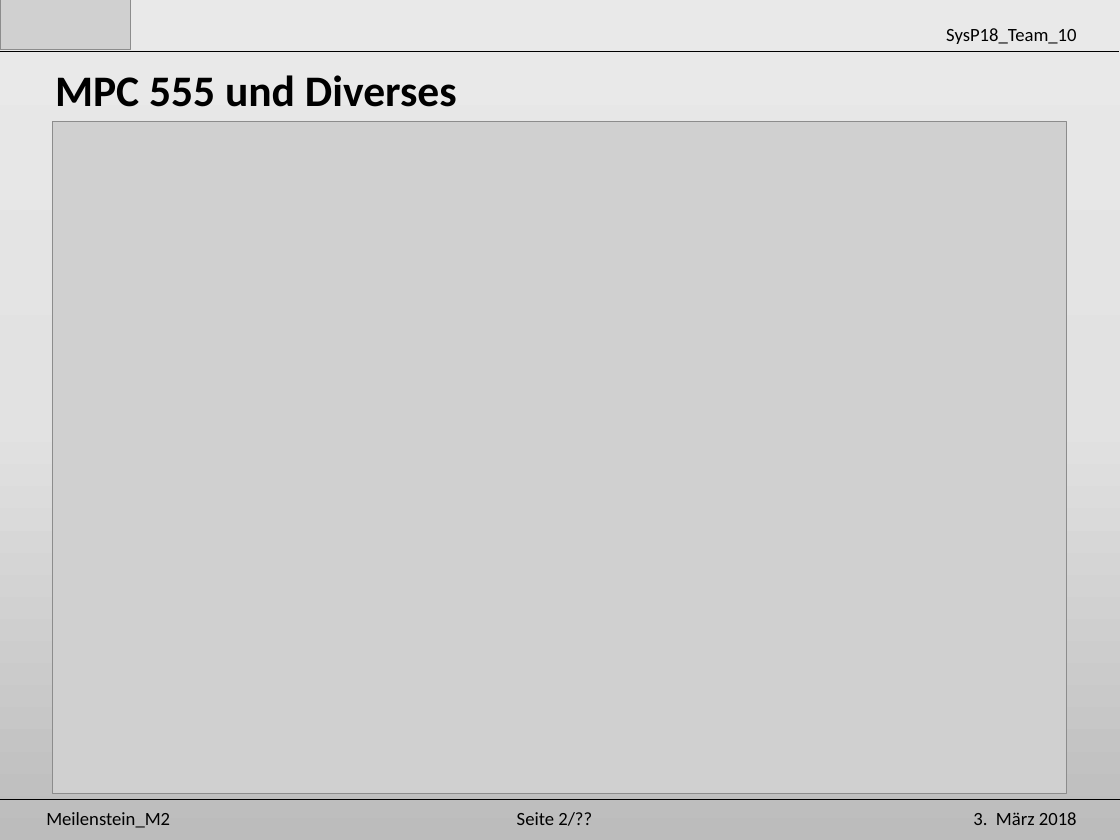
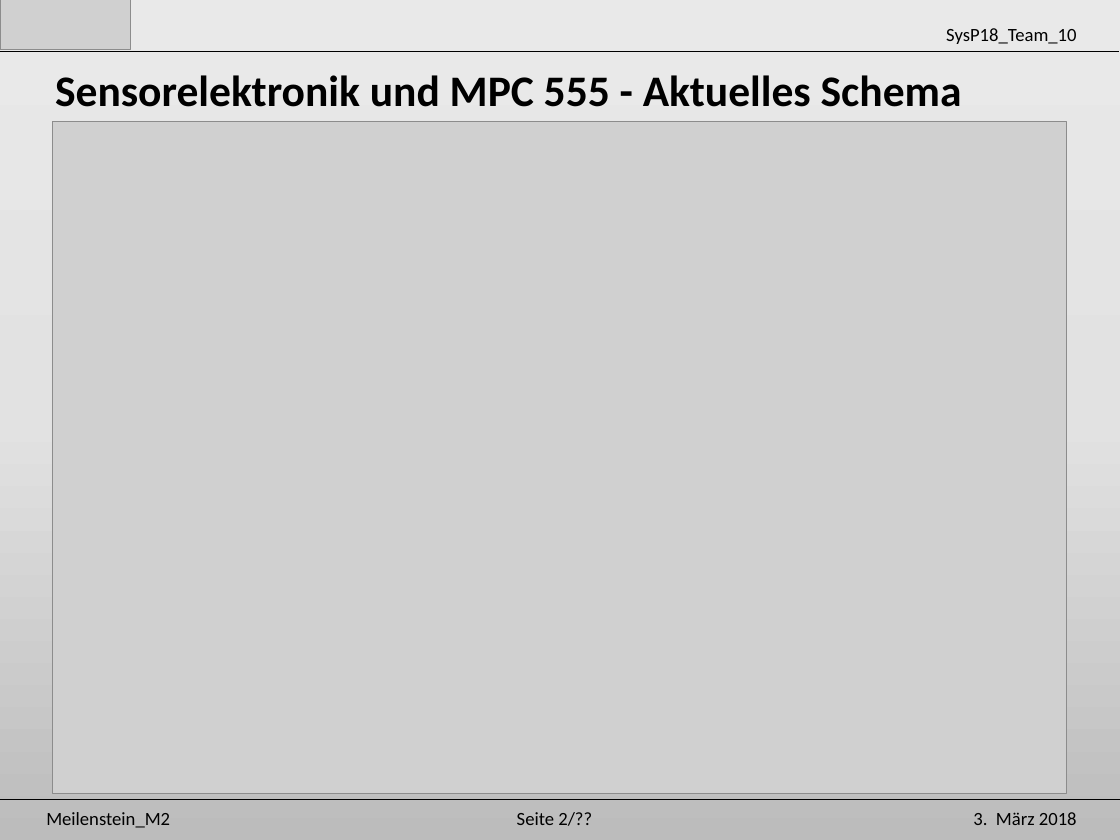
Before and after one commit to Unaqwyn/SysP18_1cv, a slide deck: slide 10 of 01_Organisation/02_Meilensteine/m2/Praesentation_m2.pptx (slide 9 before the commit). Drawn at 1120x840 pixels with LibreOffice and Linux fonts; fonts in the diff are those of the drawing; grey boxes stand for pictures. Boxes give left, top, right and bottom in pixels: in the first picture for what was removed or moved away, otherwise in the second. Text is boxed around its words. In the diff, an @@ line names an element or a change of style, - is before the commit and + after.

```diff
--- a/01_Organisation/02_Meilensteine/m2/Praesentation_m2.pptx
+++ b/01_Organisation/02_Meilensteine/m2/Praesentation_m2.pptx
@@ text at (55,75,962,107): text changed @@
-MPC 555 und Diverses
+Sensorelektronik und MPC 555 - Aktuelles Schema
```
Also in this commit, not shown: 11 other slides changed.
